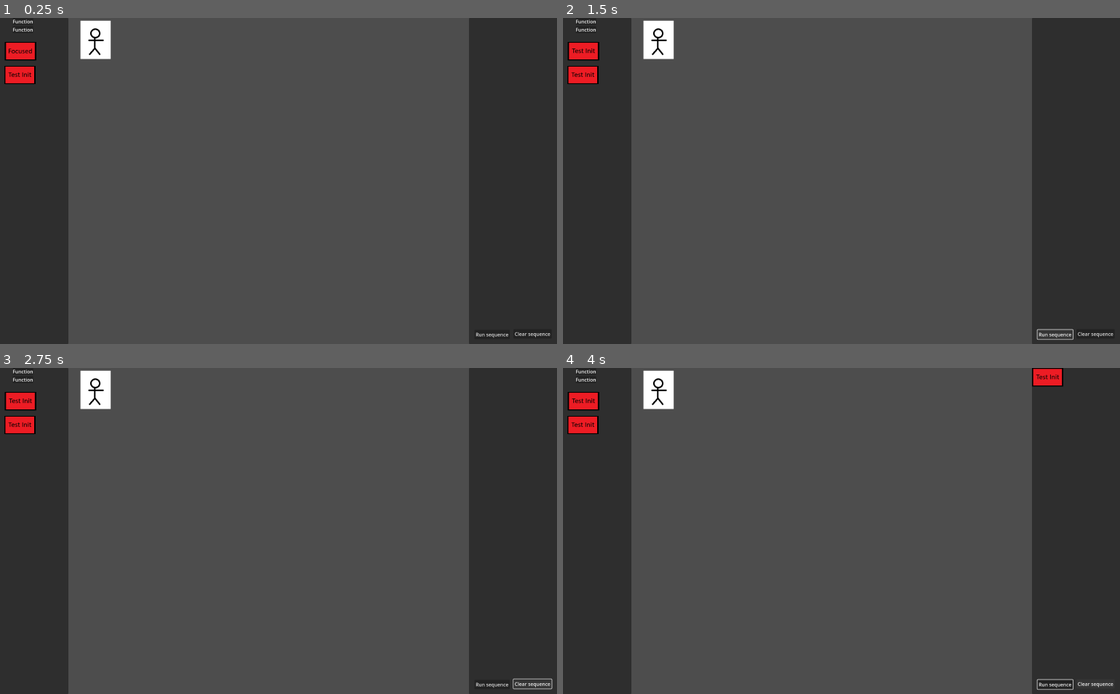
Above: before the commit, frames 1-4 (two rows, left to right).
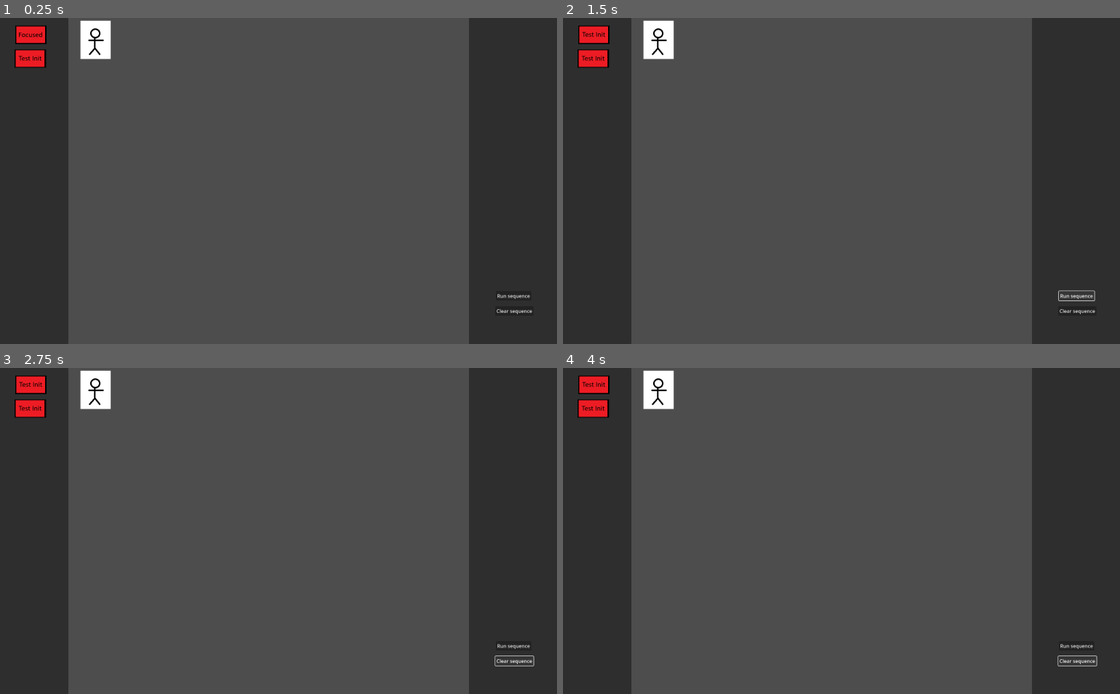
Above: after the commit, the same moments.

Repository: HumaidEbrahim/Arcademia
Game: Godot game, scene res://ui/blocks/scenes/main_ui.tscn
The game is run twice, just before and just after one commit, with the same random seed, the same clock (stepped at 60 frames per second) and the same inputs. The project has no main scene, so this scene is started directly.
Inputs (mouse positions are in pixels of both pictures, inside the frame that each line leads up to):
- Up to frame 1 (0.25 s): no input
- Up to frame 2 (1.5 s): click (585, 50) at 0.52 s; click "Run sequence" at 1.25 s
- Up to frame 3 (2.75 s): click "Clear sequence" at 2 s
- Up to frame 4 (4 s): tap Enter at 2.75 s; hold Up (ui_up) 2.78-3.53 s; tap A (btn_1) at 2.85 s; tap S (btn_2) at 3.05, 3.6 s; tap Space at 3.5 s; hold Down (ui_down) from 3.53 s (still down); tap D (btn_3) at 3.8 s

The runs differ from the first frame. In frame 1, 1.2% of the frame differs, in the area x 0-99%, y 0-98%; in frame 2, 1.4%; in frame 3, 1.3%; in frame 4, 1.7%, in the area x 0-99%, y 0-99%.

Commit message:
add queue rearranging and delete queue item
When a item in the queue is selected with btn_2 its position can be moved in the queue
When an item is selected it can be deleted with btn_3

Diff:
--- a/ui/blocks/scenes/main_ui.tscn
+++ b/ui/blocks/scenes/main_ui.tscn
@@ -1,11 +1,11 @@
 [gd_scene load_steps=9 format=3 uid="uid://c4phshtsyfg0g"]
 
 [ext_resource type="Script" uid="uid://ciadw632faq78" path="res://ui/blocks/scripts/main_ui.gd" id="1_bqloa"]
-[ext_resource type="PackedScene" uid="uid://boir3nv0xdyjh" path="res://ui/blocks/scenes/function_block.tscn" id="1_hqxx3"]
 [ext_resource type="Texture2D" uid="uid://dvv183ecruxmd" path="res://assets/RuansTestingBtns/Test_init.png" id="2_5b30w"]
 [ext_resource type="Texture2D" uid="uid://c6da3scxvj1mu" path="res://assets/RuansTestingBtns/Test_press.png" id="3_bqloa"]
 [ext_resource type="Texture2D" uid="uid://xffekfsf3ji8" path="res://assets/RuansTestingBtns/Test_focus.png" id="5_kfyrt"]
 [ext_resource type="Script" uid="uid://23w4fakj588m" path="res://ui/blocks/scripts/do_something_btn.gd" id="6_ot0qh"]
+[ext_resource type="Script" uid="uid://gy6jb7d07ms" path="res://ui/blocks/scripts/do_something_btn2.gd" id="6_whp6t"]
 [ext_resource type="Texture2D" uid="uid://co46fgqiwys6" path="res://assets/RuansTestingStickmen/sticky.png" id="7_whp6t"]
 
 [sub_resource type="CapsuleShape2D" id="CapsuleShape2D_eyw15"]
@@ -42,12 +42,6 @@
 size_flags_horizontal = 4
 size_flags_vertical = 0
 
-[node name="FunctionBlock" parent="HBoxContainer/FunctionPanel/VBoxContainer" instance=ExtResource("1_hqxx3")]
-layout_mode = 2
-
-[node name="FunctionBlock2" parent="HBoxContainer/FunctionPanel/VBoxContainer" instance=ExtResource("1_hqxx3")]
-layout_mode = 2
-
 [node name="do_something" type="Control" parent="HBoxContainer/FunctionPanel/VBoxContainer"]
 layout_mode = 2
 
@@ -75,6 +69,8 @@
 texture_normal = ExtResource("2_5b30w")
 texture_pressed = ExtResource("3_bqloa")
 texture_focused = ExtResource("5_kfyrt")
+script = ExtResource("6_whp6t")
+target_sprite = NodePath("../../../../GameArea/SubViewportContainer/SubViewport/Player")
 
 [node name="GameArea" type="PanelContainer" parent="HBoxContainer"]
 layout_mode = 2
@@ -114,19 +110,19 @@
 [node name="Run" type="Button" parent="HBoxContainer/ScriptPanel/RunClear"]
 z_index = 1
 layout_mode = 0
-offset_left = 18.0
-offset_top = 1033.0
-offset_right = 135.0
-offset_bottom = 1064.0
+offset_left = 89.0
+offset_top = 905.0
+offset_right = 206.0
+offset_bottom = 936.0
 text = "Run sequence"
 
 [node name="Clear" type="Button" parent="HBoxContainer/ScriptPanel/RunClear"]
 z_index = 1
 layout_mode = 0
-offset_left = 147.0
-offset_top = 1031.0
-offset_right = 273.0
-offset_bottom = 1062.0
+offset_left = 87.0
+offset_top = 955.0
+offset_right = 213.0
+offset_bottom = 986.0
 text = "Clear sequence"
 
 [connection signal="pressed" from="HBoxContainer/ScriptPanel/RunClear/Run" to="." method="_on_run_pressed"]
--- /dev/null
+++ b/ui/blocks/scripts/do_something_btn2.gd
@@ -0,0 +1,30 @@
+extends TextureButton
+
+signal finished
+
+@export var target_sprite: NodePath
+
+var sprite: Area2D
+
+# Called when the node enters the scene tree for the first time.
+func _ready() -> void:
+	pass
+
+# Called every frame. 'delta' is the elapsed time since the previous frame.
+func _process(delta: float) -> void:
+	pass
+
+func spriteAnimation() -> void:
+	sprite = get_parent().get_parent().get_parent().find_child("Player") as Area2D
+
+	#var sprite = get_node(target_sprite) as Area2D
+	sprite.position.x -= 50
+
+	#add delay
+	await get_tree().create_timer(0.5).timeout
+
+	#IMPORTANT - Send finished signal so next item in que can start
+	emit_signal("finished")
+
+func _on_pressed() -> void:
+	spriteAnimation()
--- a/ui/blocks/scripts/main_ui.gd
+++ b/ui/blocks/scripts/main_ui.gd
@@ -2,6 +2,10 @@
 
 #Array to store execution commands
 var executeQue:Array = []
+
+# Variables to move commands in the queue
+var is_in_move_mode: bool = false
+var node_to_move = null
 
 # Called when the node enters the scene tree for the first time.
 func _ready() -> void:
@@ -11,12 +15,21 @@
 # Called every frame. 'delta' is the elapsed time since the previous frame.
 func _process(delta: float) -> void:
 
-	#listen to when A button is pressed
+	var scriptQuePanel = $HBoxContainer/ScriptPanel/VBoxContainer
+	var functionsPanel = $HBoxContainer/FunctionPanel/VBoxContainer
+	var runClearBtns = $HBoxContainer/ScriptPanel/RunClear
+
+	# Handle movement ONLY when in move mode
+	if is_in_move_mode:
+		if Input.is_action_just_pressed("ui_up"):
+			move_node_in_queue(-1) # -1 means move up
+		elif Input.is_action_just_pressed("ui_down"):
+			move_node_in_queue(1) # 1 means move down
+
+	#listen to when A button is pressed to execute commands
 	if Input.is_action_just_pressed("btn_1"):
 		var focusedItem = get_viewport().gui_get_focus_owner()
-		var functionsPanel = $HBoxContainer/FunctionPanel/VBoxContainer;
-		var scriptQuePanel = $HBoxContainer/ScriptPanel/VBoxContainer
-		var runClearBtns = $HBoxContainer/ScriptPanel/RunClear
+
 
 		if ( focusedItem and functionsPanel.is_ancestor_of(focusedItem) ):
 			execute_FunctionsPanel(focusedItem, scriptQuePanel)
@@ -27,13 +40,34 @@
 		elif (focusedItem and runClearBtns.is_ancestor_of(focusedItem) ):
 			const_buttons_ScriptPanel(focusedItem, runClearBtns)
 
-	#listen to when S button is pressed
+	#listen to when S button is pressed to enter/exit move mode
 	if Input.is_action_just_pressed("btn_2"):
-		pass
+		#if we are already moving something, this button press will "drop" it
+		if is_in_move_mode:
+			is_in_move_mode = false
+			if is_instance_valid(node_to_move):
+				node_to_move.modulate = Color(1, 1, 1) # Reset color after selection
+			node_to_move = null
+		#otherwise, "pick up" the focused item if it's in the script queue
+		else:
+			var focusedItem = get_viewport().gui_get_focus_owner()
+			if focusedItem and scriptQuePanel.is_ancestor_of(focusedItem):
+				is_in_move_mode = true
+				node_to_move = focusedItem
+				# add a highlight to show it's selected for moving ("focused" text not working all that well yet)
+				node_to_move.modulate = Color(0.8, 1, 0.8)
 
-	#Listen to when D button is pressed
+	#Listen to when D button is pressed to delete a command from the queue
 	if Input.is_action_just_pressed("btn_3"):
-		pass
+		#don't allow deleting while in move mode
+		if is_in_move_mode:
+			return
+
+		var focusedItem = get_viewport().gui_get_focus_owner()
+
+		#check if the focused item is in the script queue panel
+		if focusedItem and scriptQuePanel.is_ancestor_of(focusedItem):
+			delete_item_from_queue(focusedItem)
 
 	#Listen to when F button is pressed
 	if Input.is_action_just_pressed("btn_4"):
@@ -94,3 +128,44 @@
 		runBtn.emit_signal("pressed")
 	elif (button == clearBtn):
 		clearBtn.emit_signal("pressed")
+
+func move_node_in_queue(direction: int) -> void:
+	#make sure we have a valid node to move
+	if not is_instance_valid(node_to_move):
+		is_in_move_mode = false # Exit move mode if invalid node
+		return
+
+	#get the node's current position/index in the list
+	var current_index = node_to_move.get_index()
+	#calculate where we want to move it
+	var new_index = current_index + direction
+
+	#get the parent container and number of items in it
+	var parent_container = node_to_move.get_parent()
+	var child_count = parent_container.get_child_count()
+
+	#prevent moving outside the list boundaries
+	if new_index < 0 or new_index >= child_count:
+		return
+
+	#reordering
+	parent_container.move_child(node_to_move, new_index)
+
+func delete_item_from_queue(item_to_delete: Control) -> void:
+	var parent_container = item_to_delete.get_parent()
+	var index = item_to_delete.get_index()
+
+	#remove the node from the scene tree
+	item_to_delete.queue_free()
+
+	#wait for one frame for the deletion to complete before we manage focus
+	await get_tree().process_frame
+
+	#after deletion, focus on the next logical item
+	var child_count = parent_container.get_child_count()
+	if child_count > 0:
+		# Clamp the index to make sure it's valid. This gracefully handles
+		# deleting the last item in the list.
+		var new_focus_index = min(index, child_count - 1)
+		var next_item = parent_container.get_child(new_focus_index)
+		next_item.grab_focus()
Not shown, added: ui/blocks/scripts/do_something_btn2.gd.uid
